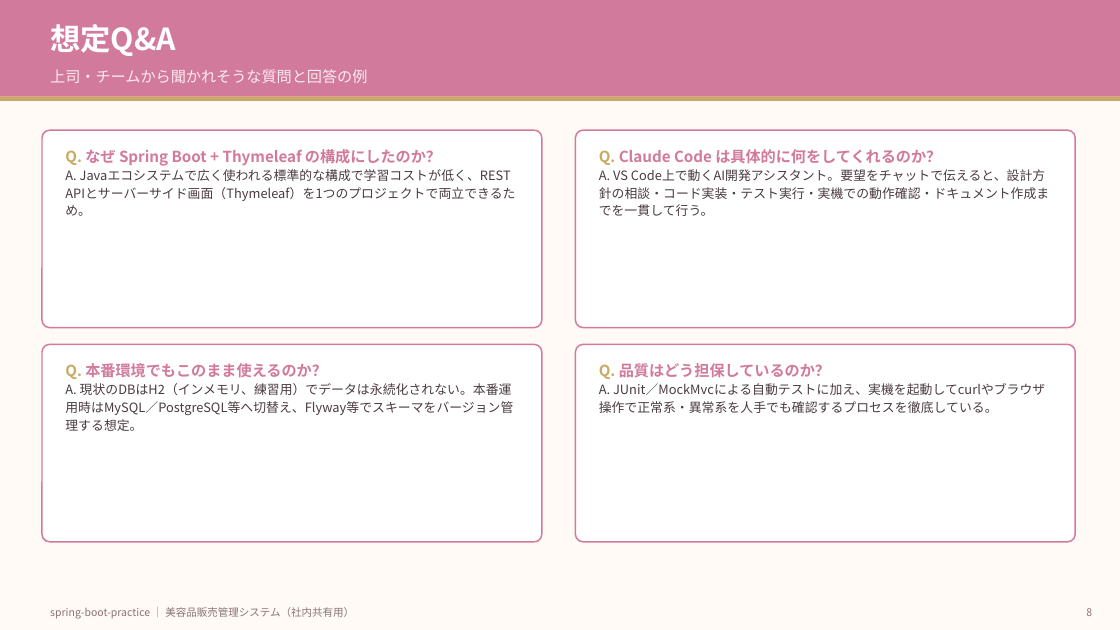
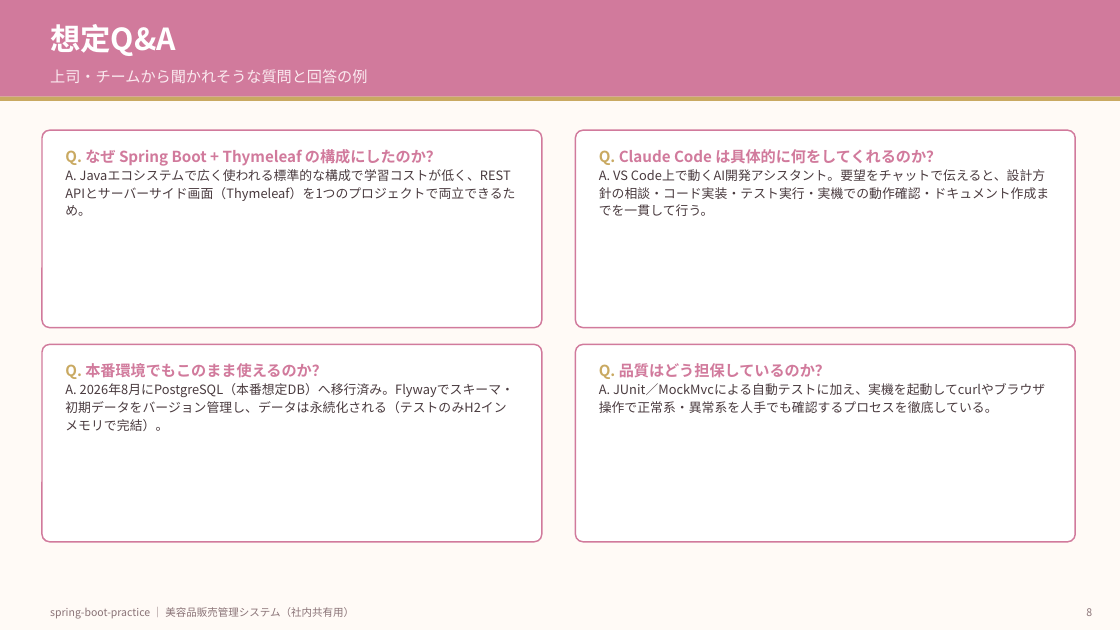
Before and after one commit to maythazinoo12mm/beautyPOS, a slide deck: slide 8 of docs/使用技術.pptx. Drawn at 1120x630 pixels with LibreOffice and Linux fonts; fonts in the diff are those of the drawing. Boxes give left, top, right and bottom in pixels: in the first picture for what was removed or moved away, otherwise in the second. Text is boxed around its words. In the diff, an @@ line names an element or a change of style, - is before the commit and + after.

```diff
--- a/docs/使用技術.pptx
+++ b/docs/使用技術.pptx
@@ text at (65,383,514,431): text changed @@
-A. 現状のDBはH2（インメモリ、練習用）でデータは永続化されない。本番運用時はMySQL／PostgreSQL等へ切替え、Flyway等でスキーマをバージョン管理する想定。
+A. 2026年8月にPostgreSQL（本番想定DB）へ移行済み。Flywayでスキーマ・初期データをバージョン管理し、データは永続化される（テストのみH2インメモリで完結）。
```
Also in this commit, not shown: 4 other slides changed.
